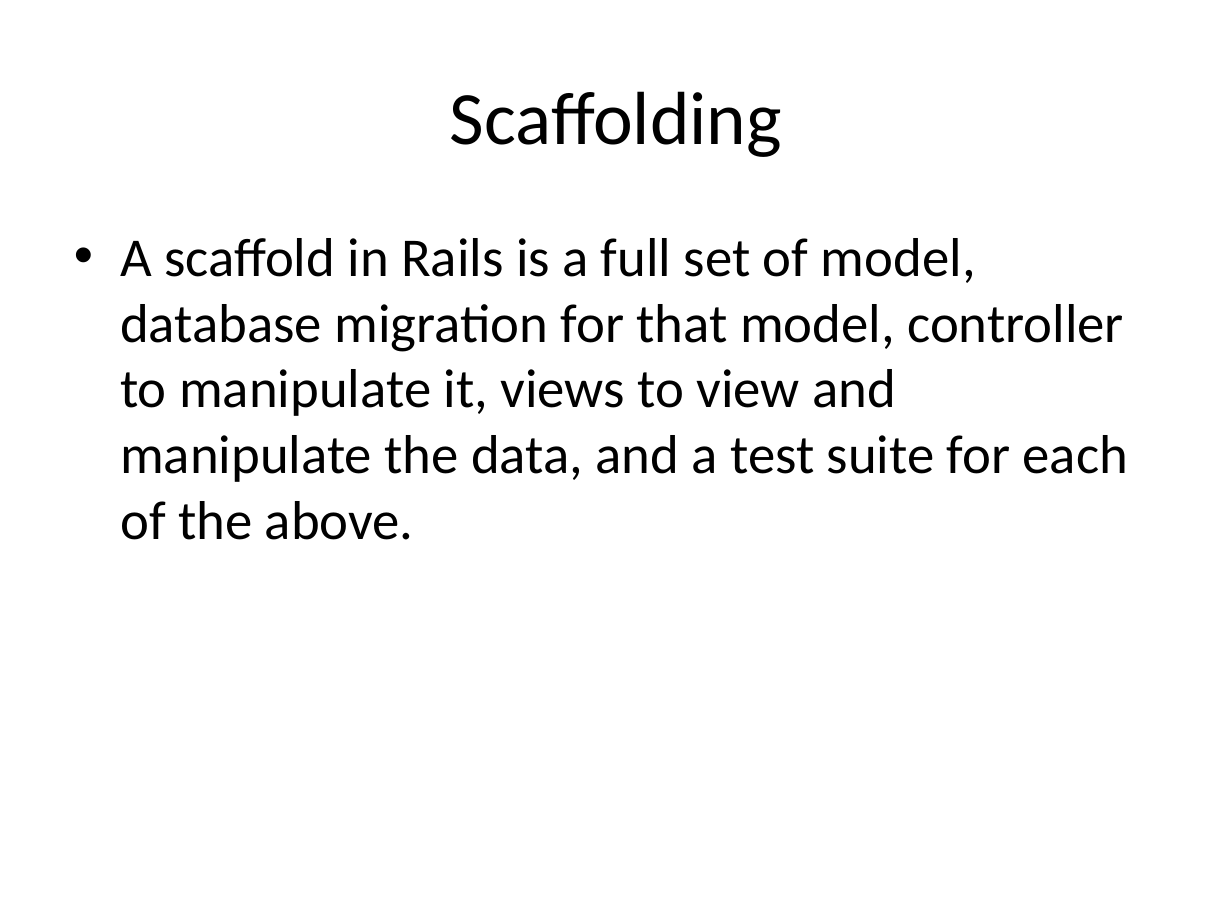
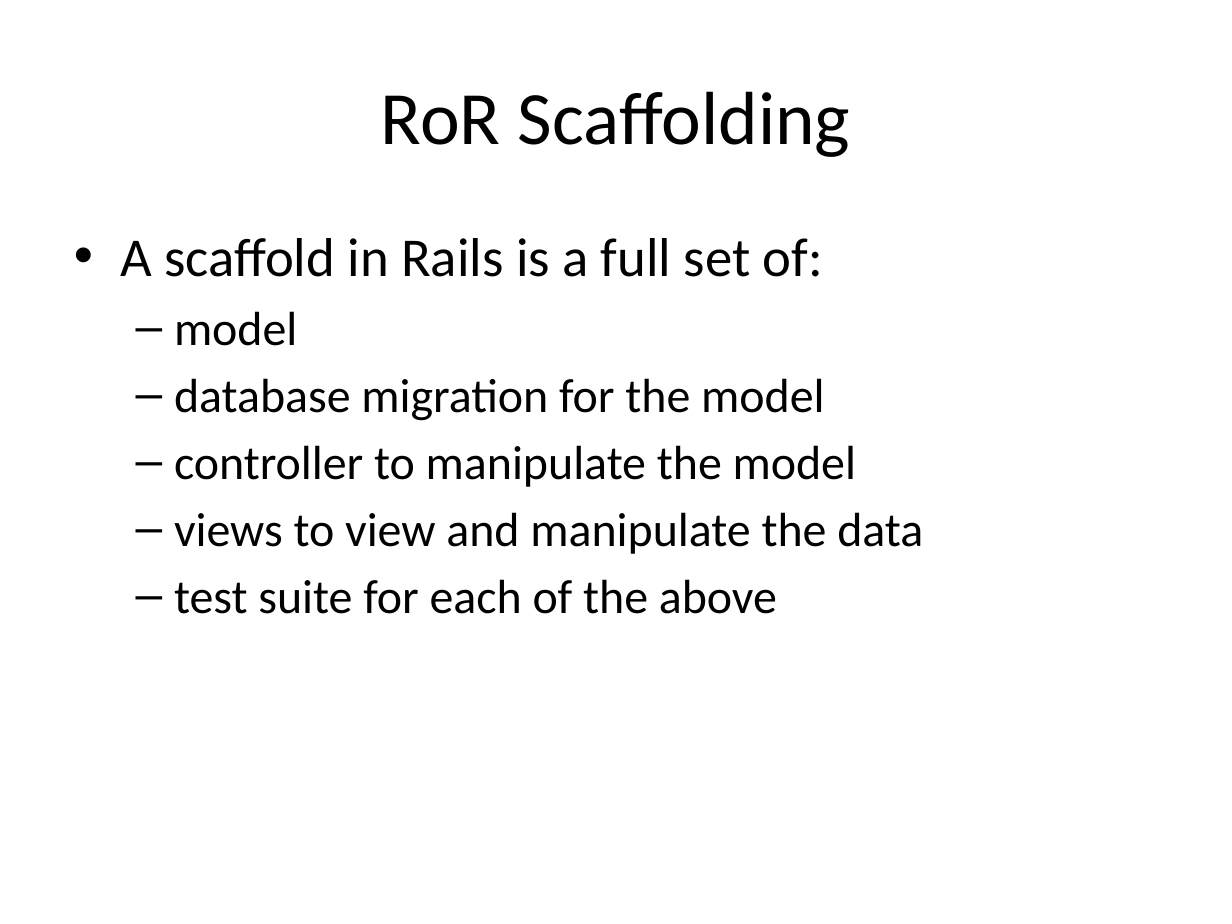
Before and after one commit to ivogeorg/cs1030, a slide deck: slide 21 of slides-steve/RoR.pptx (slide 20 before the commit). Drawn at 1232x924 pixels with LibreOffice and Linux fonts; fonts in the diff are those of the drawing; background and template pictures are left out. Boxes give left, top, right and bottom in pixels: in the first picture for what was removed or moved away, otherwise in the second. Text is boxed around its words. In the diff, an @@ line names an element or a change of style, - is before the commit and + after.

```diff
--- a/slides-steve/RoR.pptx
+++ b/slides-steve/RoR.pptx
@@ title at [381, 91, 850, 157]: text changed @@
-Scaffolding
+RoR Scaffolding
@@ text at [120, 238, 923, 614]: text changed; size 32 to 28 pt @@
-• A scaffold in Rails is a full set of model, database migration for that model, controller to manipulate it, views to view and manipulate the data, and a test suite for each of the above.
+• A scaffold in Rails is a full set of:
+  – model
+  – database migration for the model
+  – controller to manipulate the model
+  – views to view and manipulate the data
+  – test suite for each of the above
```
Also in this commit, not shown: 4 other slides changed, 1 slide added, 2 other files.
